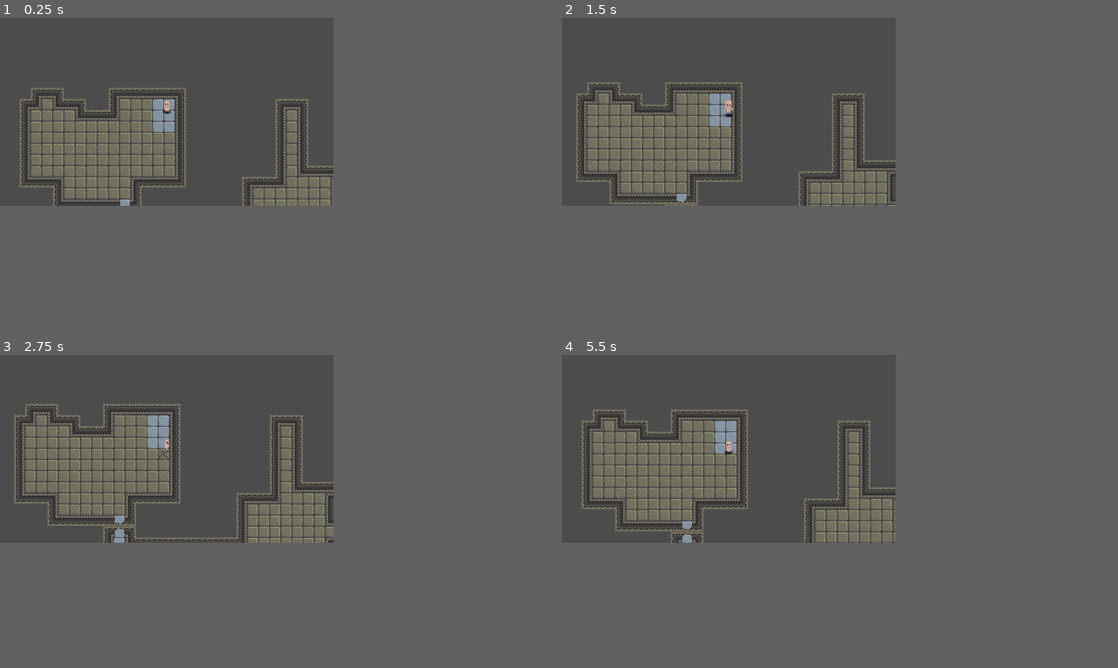
Above: before the commit, frames 1-4 (two rows, left to right).
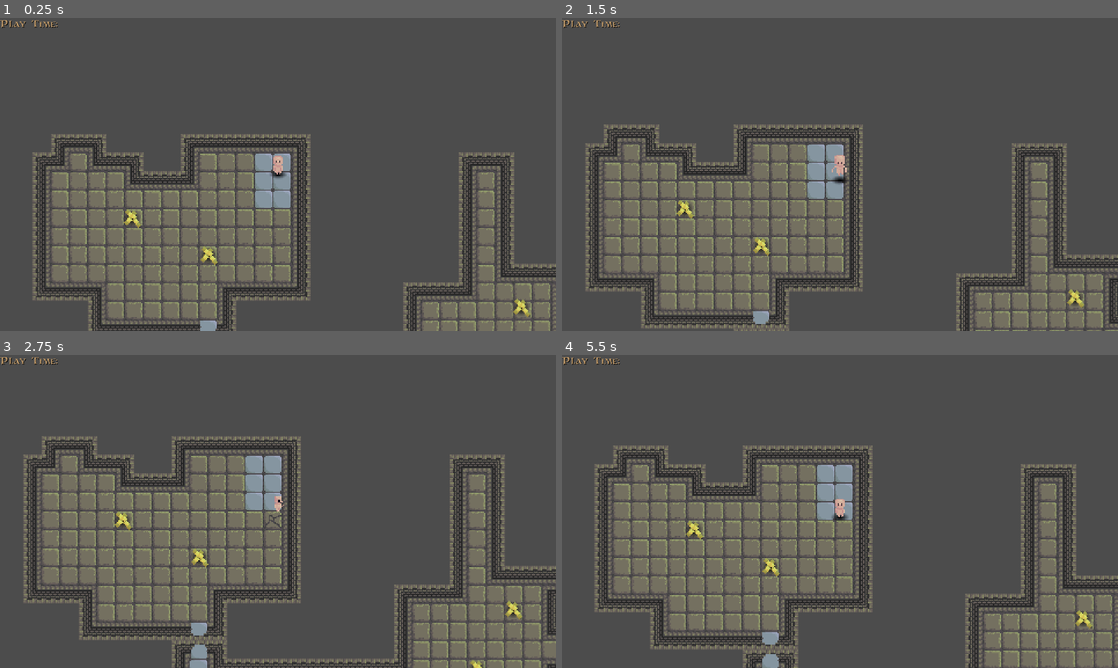
Above: after the commit, the same moments.

Repository: ObsidianBlk/DungeonFall
Game: Godot game, scene res://World.tscn
Same seed, same stepped clock (60 frames per second), same inputs: the game is played once before the commit and once after it.
Inputs:
- Up to frame 1 (0.25 s): no input
- Up to frame 2 (1.5 s): tap Enter at 0.5 s; hold D (move_right) 0.53-1.28 s; hold Ctrl 0.53-1.28 s; tap Space (jump) at 0.77 s; hold S (move_down) from 1.28 s (still down); tap Shift at 1.35 s
- Up to frame 3 (2.75 s): tap Space (jump) at 1.52 s; release S (move_down) at 2.03 s; hold D (move_right) from 2.03 s (still down); hold R from 2.03 s (still down)
- Up to frame 4 (5.5 s): release D (move_right) at 2.78 s; release R at 2.78 s; hold W (move_up) 2.78-3.53 s; tap Ctrl at 2.85 s; tap Space (jump) at 3.02, 3.77, 4.52, 5 s; hold Shift 3.53-4.28 s; hold A (move_left) 3.53-5.03 s; tap R at 4.35 s; hold S (move_down) from 5.03 s (still down); hold Ctrl from 5.03 s (still down)
In our replay, the window is 480x270 before the commit and 800x450 after it. These sizes can differ from the game's own. Grey fills any space a smaller window leaves; there, only what the larger window draws over its background counts as a difference.

The runs differ from the first frame. In frame 1, 31% of the frame differs, in the area x 0-100%, y 0-100%; in frame 2, 32%; in frame 3, 34%; in frame 4, 33%.

Commit message:
Added level play and collapse timers, and collectable gold for points. Added UI for timers and level transitions!

Diff:
--- a/World.tscn
+++ b/World.tscn
@@ -1,10 +1,57 @@
-[gd_scene load_steps=4 format=2]
-
+[gd_scene load_steps=18 format=2]
+
+[ext_resource path="res://scripts/UI/Timer.gd" type="Script" id=1]
 [ext_resource path="res://objects/player/Player.tscn" type="PackedScene" id=2]
 [ext_resource path="res://objects/camera/Camera.tscn" type="PackedScene" id=3]
 [ext_resource path="res://scripts/World.gd" type="Script" id=4]
+[ext_resource path="res://scripts/UI/TimersCTRL.gd" type="Script" id=5]
+
+[sub_resource type="DynamicFontData" id=1]
+font_path = "res://assets/fonts/SATAM___.TTF"
+
+[sub_resource type="DynamicFont" id=2]
+size = 36
+font_data = SubResource( 1 )
+
+[sub_resource type="DynamicFontData" id=3]
+font_path = "res://assets/fonts/Bad_Behaviour.ttf"
+
+[sub_resource type="DynamicFont" id=4]
+size = 48
+use_mipmaps = true
+font_data = SubResource( 3 )
+
+[sub_resource type="DynamicFontData" id=5]
+font_path = "res://assets/fonts/SATAM___.TTF"
+
+[sub_resource type="DynamicFont" id=6]
+size = 72
+use_mipmaps = true
+font_data = SubResource( 5 )
+
+[sub_resource type="DynamicFontData" id=7]
+font_path = "res://assets/fonts/SATAM___.TTF"
+
+[sub_resource type="DynamicFont" id=8]
+size = 38
+font_data = SubResource( 7 )
+
+[sub_resource type="DynamicFontData" id=9]
+font_path = "res://assets/fonts/Bad_Behaviour.ttf"
+
+[sub_resource type="DynamicFont" id=10]
+size = 48
+font_data = SubResource( 9 )
+
+[sub_resource type="DynamicFontData" id=11]
+font_path = "res://assets/fonts/SATAM___.TTF"
+
+[sub_resource type="DynamicFont" id=12]
+size = 32
+font_data = SubResource( 11 )
 
 [node name="World" type="Node2D"]
+pause_mode = 2
 script = ExtResource( 4 )
 
 [node name="Perma_Objects" type="Node2D" parent="."]
@@ -14,4 +61,187 @@
 position = Vector2( 71.7173, 75.7264 )
 
 [node name="Camera" parent="Perma_Objects" instance=ExtResource( 3 )]
+
+[node name="GameView" type="ViewportContainer" parent="."]
+pause_mode = 1
+anchor_right = 1.0
+anchor_bottom = 1.0
+margin_right = 1920.0
+margin_bottom = 1080.0
+size_flags_horizontal = 3
+size_flags_vertical = 3
+stretch = true
+__meta__ = {
+"_edit_use_anchors_": false
+}
+
+[node name="Port" type="Viewport" parent="GameView"]
+size = Vector2( 480, 270 )
+size_override_stretch = true
+handle_input_locally = false
+hdr = false
+disable_3d = true
+usage = 1
+render_target_update_mode = 3
+audio_listener_enable_2d = true
+
+[node name="CanvasLayer" type="CanvasLayer" parent="."]
+pause_mode = 2
+layer = 2
+
+[node name="UI" type="Control" parent="CanvasLayer"]
+anchor_right = 1.0
+anchor_bottom = 1.0
+__meta__ = {
+"_edit_use_anchors_": false
+}
+
+[node name="Game" type="Control" parent="CanvasLayer/UI"]
+anchor_right = 1.0
+anchor_bottom = 1.0
+__meta__ = {
+"_edit_use_anchors_": false
+}
+
+[node name="Top Bar" type="HBoxContainer" parent="CanvasLayer/UI/Game"]
+anchor_right = 1.0
+margin_bottom = 172.0
+__meta__ = {
+"_edit_use_anchors_": false
+}
+
+[node name="Timers" type="VBoxContainer" parent="CanvasLayer/UI/Game/Top Bar"]
+margin_right = 308.0
+margin_bottom = 172.0
+script = ExtResource( 5 )
+
+[node name="Play Time" type="HBoxContainer" parent="CanvasLayer/UI/Game/Top Bar/Timers"]
+margin_right = 308.0
+margin_bottom = 55.0
+custom_constants/separation = 24
+script = ExtResource( 1 )
+signal_name = "play_time_changed"
+
+[node name="Label" type="Label" parent="CanvasLayer/UI/Game/Top Bar/Timers/Play Time"]
+margin_top = 9.0
+margin_right = 200.0
+margin_bottom = 46.0
+custom_fonts/font = SubResource( 2 )
+custom_colors/font_color = Color( 0.764706, 0.611765, 0.415686, 1 )
+custom_colors/font_color_shadow = Color( 0, 0, 0, 1 )
+custom_constants/shadow_offset_x = 2
+custom_constants/shadow_offset_y = 2
+text = "Play Time:"
+
+[node name="Time" type="Label" parent="CanvasLayer/UI/Game/Top Bar/Timers/Play Time"]
+margin_left = 224.0
+margin_right = 308.0
+margin_bottom = 55.0
+custom_fonts/font = SubResource( 4 )
+custom_colors/font_color = Color( 0.67451, 0.67451, 0.67451, 1 )
+text = "0.00"
+
+[node name="Level Time" type="HBoxContainer" parent="CanvasLayer/UI/Game/Top Bar/Timers"]
+margin_top = 59.0
+margin_right = 308.0
+margin_bottom = 114.0
+custom_constants/separation = 36
+script = ExtResource( 1 )
+signal_name = "level_time_changed"
+
+[node name="Label" type="Label" parent="CanvasLayer/UI/Game/Top Bar/Timers/Level Time"]
+margin_top = 9.0
+margin_right = 188.0
+margin_bottom = 46.0
+custom_fonts/font = SubResource( 2 )
+custom_colors/font_color = Color( 0.764706, 0.611765, 0.415686, 1 )
+custom_colors/font_color_shadow = Color( 0, 0, 0, 1 )
+custom_constants/shadow_offset_x = 2
+custom_constants/shadow_offset_y = 2
+text = "Time Left:"
+
+[node name="Time" type="Label" parent="CanvasLayer/UI/Game/Top Bar/Timers/Level Time"]
+margin_left = 224.0
+margin_right = 308.0
+margin_bottom = 55.0
+custom_fonts/font = SubResource( 4 )
+custom_colors/font_color = Color( 0.913725, 0.329412, 0.14902, 1 )
+text = "0.00"
+
+[node name="Level Transition" type="Control" parent="CanvasLayer/UI"]
+visible = false
+anchor_right = 1.0
+anchor_bottom = 1.0
+__meta__ = {
+"_edit_use_anchors_": false
+}
+
+[node name="ColorRect" type="ColorRect" parent="CanvasLayer/UI/Level Transition"]
+anchor_top = 0.5
+anchor_right = 1.0
+anchor_bottom = 0.5
+margin_top = -140.0
+margin_right = 0.00012207
+margin_bottom = 160.0
+color = Color( 0, 0, 0, 0.501961 )
+__meta__ = {
+"_edit_use_anchors_": false
+}
+
+[node name="CenterContainer" type="CenterContainer" parent="CanvasLayer/UI/Level Transition"]
+anchor_right = 1.0
+anchor_bottom = 1.0
+margin_top = -2.24493
+margin_bottom = -2.24487
+__meta__ = {
+"_edit_use_anchors_": false
+}
+
+[node name="Info" type="VBoxContainer" parent="CanvasLayer/UI/Level Transition/CenterContainer"]
+margin_left = 469.0
+margin_top = 452.0
+margin_right = 1451.0
+margin_bottom = 627.0
+
+[node name="Label" type="Label" parent="CanvasLayer/UI/Level Transition/CenterContainer/Info"]
+margin_right = 982.0
+margin_bottom = 73.0
+custom_fonts/font = SubResource( 6 )
+custom_colors/font_color = Color( 0.752941, 0.760784, 0.635294, 1 )
+text = "You have found the exit!"
+
+[node name="CompTime" type="HBoxContainer" parent="CanvasLayer/UI/Level Transition/CenterContainer/Info"]
+margin_top = 77.0
+margin_right = 982.0
+margin_bottom = 132.0
+script = ExtResource( 1 )
+signal_name = "play_time_changed"
+
+[node name="Label" type="Label" parent="CanvasLayer/UI/Level Transition/CenterContainer/Info/CompTime"]
+margin_top = 8.0
+margin_right = 328.0
+margin_bottom = 47.0
+custom_fonts/font = SubResource( 8 )
+custom_colors/font_color = Color( 0.752941, 0.760784, 0.635294, 1 )
+text = "Completed Time:"
+
+[node name="Time" type="Label" parent="CanvasLayer/UI/Level Transition/CenterContainer/Info/CompTime"]
+margin_left = 332.0
+margin_right = 416.0
+margin_bottom = 55.0
+custom_fonts/font = SubResource( 10 )
+text = "0.00"
+
+[node name="BTN_NextLevel" type="Button" parent="CanvasLayer/UI/Level Transition/CenterContainer/Info"]
+margin_top = 136.0
+margin_right = 982.0
+margin_bottom = 175.0
+custom_fonts/font = SubResource( 12 )
+text = "Continue to Next Level"
+
+[node name="MainMenu" type="Control" parent="CanvasLayer/UI"]
+visible = false
+anchor_right = 1.0
+anchor_bottom = 1.0
 [connection signal="dead" from="Perma_Objects/Player" to="." method="_on_player_death"]
+[connection signal="pressed" from="CanvasLayer/UI/Level Transition/CenterContainer/Info/BTN_NextLevel" to="." method="_on_continue_to_level"]
--- a/levels/test_level/Test_Level.tscn
+++ b/levels/test_level/Test_Level.tscn
@@ -6,6 +6,7 @@
 [ext_resource path="res://objects/player_start/Player_Start.tscn" type="PackedScene" id=4]
 [ext_resource path="res://tilesets/tilesetA.tres" type="TileSet" id=5]
 [ext_resource path="res://objects/level_exit/Level Exit.tscn" type="PackedScene" id=6]
+[ext_resource path="res://objects/gold/Gold.tscn" type="PackedScene" id=7]
 
 [node name="Test_Level" type="Node2D"]
 script = ExtResource( 3 )
@@ -23,6 +24,7 @@
 walls_tilemap_path = NodePath("../Walls")
 floors_tilemap_path = NodePath("../Floors")
 doors_tilemap_path = NodePath("../Doors")
+gold_container_path = NodePath("../Gold")
 floor_tile_count = 4
 floor_collapsing_nodes = [ ExtResource( 2 ), ExtResource( 2 ), ExtResource( 2 ), ExtResource( 2 ) ]
 
@@ -37,6 +39,53 @@
 cell_size = Vector2( 16, 16 )
 format = 1
 tile_data = PoolIntArray( 196612, 1, 0, 196619, 2, 0, 196620, 4, 0, 196621, 4, 0, 196622, 5, 0, 196623, 5, 0, 262147, 2 …(6509 unchanged characters)…
+
+[node name="Gold" type="Node2D" parent="."]
+
+[node name="Gold" parent="Gold" instance=ExtResource( 7 )]
+position = Vector2( 184.084, 136.94 )
+
+[node name="Gold2" parent="Gold" instance=ExtResource( 7 )]
+position = Vector2( 117.859, 104.95 )
+
+[node name="Gold3" parent="Gold" instance=ExtResource( 7 )]
+position = Vector2( 101.583, 264.34 )
+
+[node name="Gold4" parent="Gold" instance=ExtResource( 7 )]
+position = Vector2( 278.932, 248.064 )
+
+[node name="Gold5" parent="Gold" instance=ExtResource( 7 )]
+position = Vector2( 438.883, 296.891 )
+
+[node name="Gold6" parent="Gold" instance=ExtResource( 7 )]
+position = Vector2( 423.729, 232.911 )
+
+[node name="Gold7" parent="Gold" instance=ExtResource( 7 )]
+position = Vector2( 454.597, 181.839 )
+
+[node name="Gold8" parent="Gold" instance=ExtResource( 7 )]
+position = Vector2( -104.389, 217.758 )
+
+[node name="Gold9" parent="Gold" instance=ExtResource( 7 )]
+position = Vector2( -39.8475, 407.454 )
+
+[node name="Gold10" parent="Gold" instance=ExtResource( 7 )]
+position = Vector2( -10.1022, 537.659 )
+
+[node name="Gold11" parent="Gold" instance=ExtResource( 7 )]
+position = Vector2( 150.41, 567.966 )
+
+[node name="Gold12" parent="Gold" instance=ExtResource( 7 )]
+position = Vector2( 167.247, 534.292 )
+
+[node name="Gold13" parent="Gold" instance=ExtResource( 7 )]
+position = Vector2( 214.39, 663.936 )
+
+[node name="Gold14" parent="Gold" instance=ExtResource( 7 )]
+position = Vector2( 279.017, 662.877 )
+
+[node name="Gold15" parent="Gold" instance=ExtResource( 7 )]
+position = Vector2( 311.861, 664.466 )
 
 [node name="Player_Container" type="Node2D" parent="."]
 
--- /dev/null
+++ b/objects/gold/Gold.gd
@@ -0,0 +1,8 @@
+extends Node2D
+
+
+signal pickup()
+
+func _on_pickup(body):
+	emit_signal("pickup")
+	queue_free()
--- /dev/null
+++ b/objects/gold/Gold.tscn
@@ -0,0 +1,20 @@
+[gd_scene load_steps=4 format=2]
+
+[ext_resource path="res://assets/graphics/floor_gold.png" type="Texture" id=1]
+[ext_resource path="res://objects/gold/Gold.gd" type="Script" id=2]
+
+[sub_resource type="CircleShape2D" id=1]
+
+[node name="Gold" type="Node2D"]
+script = ExtResource( 2 )
+
+[node name="Sprite" type="Sprite" parent="."]
+texture = ExtResource( 1 )
+
+[node name="Area2D" type="Area2D" parent="."]
+collision_layer = 0
+collision_mask = 256
+
+[node name="CollisionShape2D" type="CollisionShape2D" parent="Area2D"]
+shape = SubResource( 1 )
+[connection signal="body_entered" from="Area2D" to="." method="_on_pickup"]
--- a/project.godot
+++ b/project.godot
@@ -26,15 +26,15 @@
 
 [application]
 
-config/name="Dungeon Fall"
+config/name="Dungeon Falls"
 config/description="Can you escape the dungeon before it falls out from beneith your feet?"
 run/main_scene="res://World.tscn"
 config/icon="res://icon.png"
 
 [display]
 
-window/size/width=480
-window/size/height=270
+window/size/width=1920
+window/size/height=1080
 window/stretch/mode="viewport"
 window/stretch/aspect="keep"
 
--- a/scripts/DFLevel.gd
+++ b/scripts/DFLevel.gd
@@ -3,9 +3,13 @@
 
 
 signal level_exit(next_level_info)
+signal play_timer_changed(tim_val)
+signal level_timer_changed(time_val)
+signal point_update(point_val)
 
 
 export var level_name : String = "Level"
+export var level_max_timer : float = 0.0
 export var next_level_path : String = ""
 export var next_level_proceedural : bool = false
 export var next_level_seed : int = 0
@@ -19,8 +23,39 @@
 var player_node : Node2D = null
 var camera_node : Node2D = null
 
+var play_timer = 0.0
+var last_play_timer = ""
+var last_level_timer = ""
+var collpased = false
+
+var points = 0
+
+
 func _ready():
-	pass # Replace with function body.
+	var map = get_node(map_node_path)
+	if map != null:
+		map.connect("pickup", self, "_on_pickup")
+
+func _physics_process(delta):
+	play_timer += delta
+	var new_play_timer = str(play_timer).pad_decimals(2)
+	if new_play_timer != last_play_timer:
+		last_play_timer = new_play_timer
+		emit_signal("play_timer_changed", play_timer)
+	if level_max_timer > 0.0 and not collpased:
+		if level_max_timer - play_timer <= 0.0:
+			collpased = true
+			emit_signal("level_timer_changed", 0.0)
+			print("Collapse the floors!")
+			var map = get_node(map_node_path)
+			if map != null:
+				map._collapse_level()
+		else:
+			var new_level_timer = str(level_max_timer - play_timer).pad_decimals(2)
+			if new_level_timer != last_level_timer:
+				last_level_timer = new_level_timer
+				emit_signal("level_timer_changed", level_max_timer - play_timer)
+
 
 func _swap_to_container(container : Node2D, obj : Node2D):
 	var parent = obj.get_parent()
@@ -102,3 +137,8 @@
 		"seed": level_seed
 	}
 	emit_signal("level_exit", info)
+	set_physics_process(false)
+
+func _on_pickup():
+	points += 1
+	emit_signal("point_update", points)
--- a/scripts/Map.gd
+++ b/scripts/Map.gd
@@ -1,10 +1,14 @@
 tool
 extends Node2D
+
+
+signal pickup
 
 
 export var walls_tilemap_path : NodePath = "" setget _set_walls_tilemap_path
 export var floors_tilemap_path : NodePath = "" setget _set_floors_tilemap_path
 export var doors_tilemap_path : NodePath = "" setget _set_doors_tilemap_path
+export var gold_container_path : NodePath = "" setget _set_gold_container_path
 export (int, 1) var cell_size = 16 setget _set_cell_size
 export (float, 0.1, 10.0) var time_to_collapse = 0.65
 export (int, 0) var auto_tile_index = 0
@@ -21,6 +25,8 @@
 var walls_map = null
 var doors_map = null
 
+var gold_container = null
+
 var player = null
 
 
@@ -30,7 +36,7 @@
 			if wtp == "":
 				walls_map = null
 			else:
-				var nwm = get_node(walls_tilemap_path)
+				var nwm = get_node(wtp)
 				if nwm != null:
 					walls_map = nwm
 				else:
@@ -43,7 +49,7 @@
 			if ftp == "":
 				floors_map = null
 			else:
-				var nfm = get_node(floors_tilemap_path)
+				var nfm = get_node(ftp)
 				if nfm != null:
 					floors_map = nfm
 				else:
@@ -56,12 +62,27 @@
 			if dtp == "":
 				doors_map = null
 			else:
-				var ndm = get_node(doors_tilemap_path)
+				var ndm = get_node(dtp)
 				if ndm != null:
 					doors_map = ndm
 				else:
 					dtp = doors_tilemap_path
 		doors_tilemap_path = dtp
+
+
+func _set_gold_container_path(gcp : NodePath, force : bool = false):
+	if gcp != gold_container_path or force:
+		if ready:
+			if gcp == "":
+				gold_container = null
+			else:
+				var ngc = get_node(gcp)
+				if ngc != null:
+					gold_container = ngc
+				else:
+					gcp = gold_container_path
+		gold_container_path = gcp
+
 
 func _set_cell_size(cs):
 	if cs != cell_size:
@@ -77,6 +98,10 @@
 	_set_walls_tilemap_path(walls_tilemap_path, true)
 	_set_floors_tilemap_path(floors_tilemap_path, true)
 	_set_doors_tilemap_path(doors_tilemap_path, true)
+	_set_gold_container_path(gold_container_path, true)
+	if gold_container != null:
+		for child in gold_container.get_children():
+			child.connect("pickup", self, "_on_gold_pickup")
 
 func set_player(p : Node2D):
 	player = p
@@ -118,12 +143,13 @@
 		ttc += delta
 		if ttc >= time_to_collapse:
 			var ctile = _get_ctile_obj_from_map_position(tpos)
-			floors_map.set_cellv(tpos, -1)
-			var t = ctile.instance()
-			t.position = (tpos * cell_size) + Vector2(hcell_size, hcell_size)
-			# TODO: Shouldn't "Collapsing" be a NodePath export variable?
-			get_parent().get_node("Collapsing").add_child(t)
-			rkeys.append(key)
+			if ctile != null:
+				floors_map.set_cellv(tpos, -1)
+				var t = ctile.instance()
+				t.position = (tpos * cell_size) + Vector2(hcell_size, hcell_size)
+				# TODO: Shouldn't "Collapsing" be a NodePath export variable?
+				get_parent().get_node("Collapsing").add_child(t)
+				rkeys.append(key)
 		else:
 			collapsing_tiles[key].ttc = ttc
 
@@ -151,6 +177,15 @@
 			"ttc": 0
 		}
 
+
+func _collapse_level():
+	# floors_map
+	print("Collapsing the level!!")
+	var floors = floors_map.get_used_cells()
+	for f in floors:
+		_set_collapsing_tile(f)
+
+
 func _is_over_pit(pos : Vector2):
 	if floors_map == null:
 		return false
@@ -158,3 +193,7 @@
 	var mpos = floors_map.world_to_map(pos)
 	var tindex = floors_map.get_cellv(mpos)
 	return tindex < 1
+
+
+func _on_gold_pickup():
+	emit_signal("pickup")
--- /dev/null
+++ b/scripts/UI/Timer.gd
@@ -0,0 +1,12 @@
+extends Control
+
+
+export var signal_name : String = ""
+
+func _ready():
+	if signal_name != "":
+		get_tree().get_root().get_node("World").connect(signal_name, self, "_on_time_changed")
+
+
+func _on_time_changed(val):
+	$Time.text = val
--- /dev/null
+++ b/scripts/UI/TimersCTRL.gd
@@ -0,0 +1,8 @@
+extends Control
+
+func _ready():
+	get_tree().get_root().get_node("World").connect("level_time_visible", self, "_on_level_time_visible")
+
+
+func _on_level_time_visible(enable):
+	$"Level Time".visible = enable
--- a/scripts/World.gd
+++ b/scripts/World.gd
@@ -1,20 +1,31 @@
 extends Node2D
 class_name DFWorld
+
+signal play_time_changed(val)
+signal level_time_changed(val)
+signal level_time_visible(enable)
+
 
 var TEST_LEVEL = "res://levels/test_level/Test_Level.tscn"
 var scene = null
 var level = null
+var cur_level_info = {"src":TEST_LEVEL}
 
+onready var gameview = $GameView/Port
 
 func _ready():
-	load_level(TEST_LEVEL)
+	load_level(cur_level_info.src)
 
 func unload_level():
 	if level != null:
 		level.disconnect("level_exit", self, "_on_level_exit")
+		level.disconnect("point_update", self, "_on_point_update")
+		level.disconnect("play_timer_changed", self, "_on_play_timer_changed")
+		if level.level_max_timer > 0.0:
+			level.disconnect("level_timer_changed", self, "_on_level_timer_changed")
 		level.detach_player_to($Perma_Objects)
 		level.detach_camera_to($Perma_Objects)
-		remove_child(level)
+		gameview.remove_child(level)
 		level.queue_free()
 		level = null
 
@@ -23,17 +34,46 @@
 	if scene != null:
 		unload_level()
 		level = scene.instance()
-		add_child(level)
+		gameview.add_child(level)
 		level.connect("level_exit", self, "_on_level_exit")
+		level.connect("point_update", self, "_on_point_update")
+		level.connect("play_timer_changed", self, "_on_play_timer_changed")
+		emit_signal("play_time_changed", "0.00")
+		if level.level_max_timer > 0.0:
+			emit_signal("level_time_visible", true)
+			emit_signal("level_time_changed", "0.00")
+			level.connect("level_timer_changed", self, "_on_level_timer_changed")
+		else:
+			emit_signal("level_time_visible", false)
 		$Perma_Objects/Player.revive() # Make sure player is alive again!
 		level.attach_player($Perma_Objects/Player)
 		level.attach_camera($Perma_Objects/Camera)
+		return true
+	return false
 
+
+func _on_point_update(points):
+	print("Points: ", points)
+
+func _on_play_timer_changed(time_val):
+	emit_signal("play_time_changed", str(time_val).pad_decimals(2))
+
+func _on_level_timer_changed(time_val):
+	emit_signal("level_time_changed", str(time_val).pad_decimals(2))
 
 func _on_level_exit(next_level_info):
 	# TODO: Handle proceedural levels when ready!
-	load_level(next_level_info.src)
+	cur_level_info = next_level_info
+	$CanvasLayer/UI/Game.visible = false
+	$"CanvasLayer/UI/Level Transition".visible = true
+	get_tree().paused = true
+
+func _on_continue_to_level():
+	$"CanvasLayer/UI/Level Transition".visible = false
+	$CanvasLayer/UI/Game.visible = true
+	get_tree().paused = false
+	load_level(cur_level_info.src)
 
 func _on_player_death():
 	unload_level()
-	load_level(TEST_LEVEL)
+	load_level(cur_level_info.src)
Binary file added: assets/fonts/SATAM___.TTF
Binary file added: assets/graphics/floor_gold.png
Not shown, added: assets/graphics/floor_gold.png.import
Not shown: 1 places in levels/test_level/Test_Level.tscn that only renumber resources
